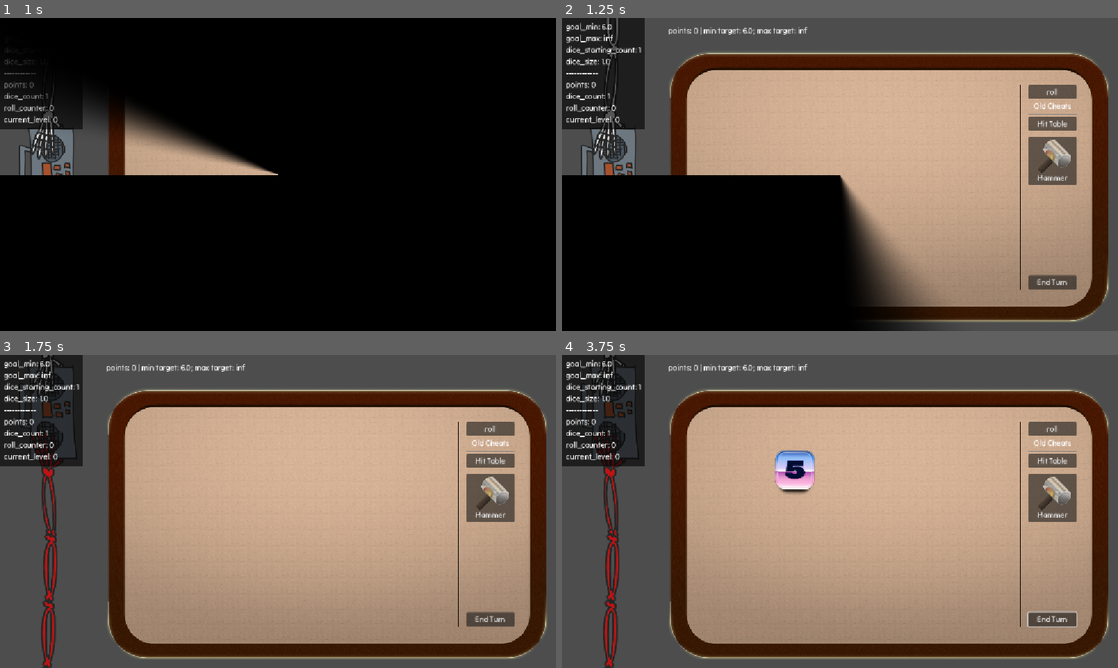
Above: before the commit, frames 1-4 (two rows, left to right).
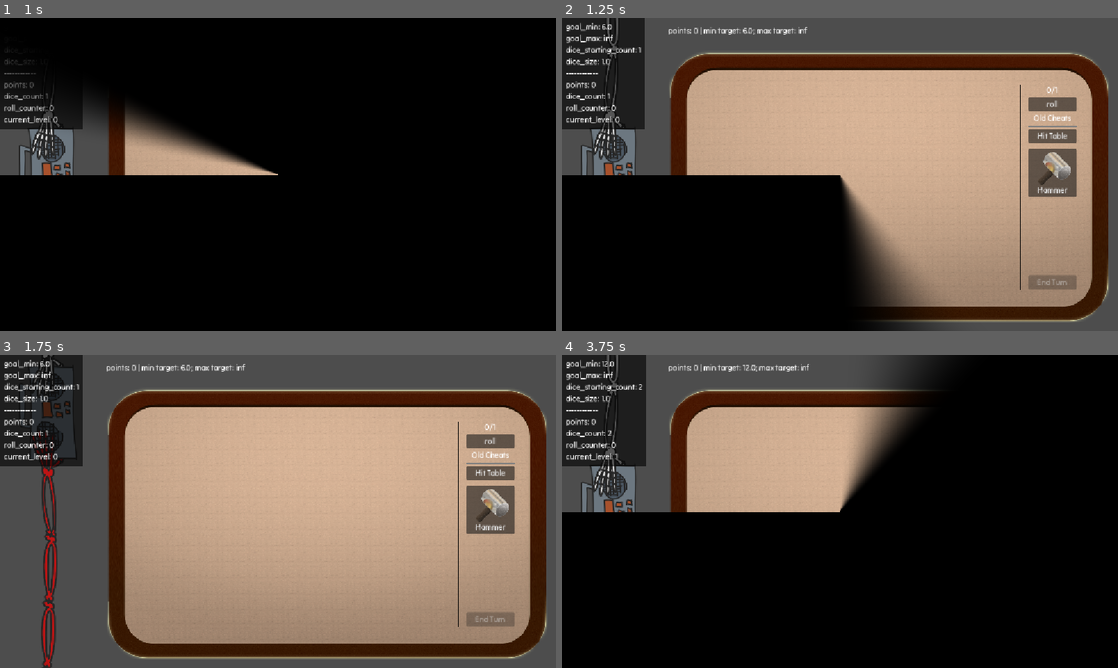
Above: after the commit, the same moments.

Repository: vhoyer/ludum_dare_60
Game: Godot game, scene res://stages/main_menu/main_menu.tscn
Same seed, same stepped clock (60 frames per second), same inputs: the game is played once before the commit and once after it.
Inputs (mouse positions are in pixels of both pictures, inside the frame that each line leads up to):
- Up to frame 1 (1 s): click "start! ,)" at 0.5 s
- Up to frame 2 (1.25 s): no input
- Up to frame 3 (1.75 s): move the mouse to (400, 495) at 1.27 s; hold Right (ui_right) from 1.28 s (still down); tap K at 1.35 s; click (400, 495) at 1.42 s
- Up to frame 4 (3.75 s): release Right (ui_right) at 2 s; click "roll" at 2 s; click "End Turn" at 2.75 s; move the mouse to (728, 527) at 3.52 s; hold Down (ui_down) from 3.53 s (still down); tap K at 3.6 s

Frame 1 is identical in both runs. In frame 2, 2.6% of the frame differs, in the area x 83-93%, y 21-87%; in frame 3, 2.6%; in frame 4, 75%, in the area x 0-100%, y 0-100%.

Commit message:
✨ Next level condition

Diff:
--- a/auto_loads/audio_event_bus/audio_event_bus.gd
+++ b/auto_loads/audio_event_bus/audio_event_bus.gd
@@ -10,6 +10,8 @@
 	DIE_LANDED,
 	HAMMER_DOWN,
 	HAND_DOWN,
+	HUMAN_PULL_LOSE_GRUNT,
+	HUMAN_PULL_WIN_GRUNT,
 }
 
 
--- a/auto_loads/levels_manager/game_level.gd
+++ b/auto_loads/levels_manager/game_level.gd
@@ -13,3 +13,11 @@
 
 @export_range(0.1, 2)
 var dice_size: float = 1
+
+@export
+var max_rolls: int = 3
+
+
+func is_goal_met() -> bool:
+	var points: int = SaveManager.data.points
+	return goal_min <= points and points <= goal_max
--- a/auto_loads/levels_manager/levels_manager.gd
+++ b/auto_loads/levels_manager/levels_manager.gd
@@ -23,15 +23,20 @@
 	SaveManager.data.watch(self, ['current_level'], _current_level_updated)
 
 	# press F3+N to go to next level
-	CheatSystem.requested_stage_next.connect(func():
-		_current_index += 1
-		pass)
+	CheatSystem.requested_stage_next.connect(next_level)
 
 	# press F3+P to go to prev level
-	CheatSystem.requested_stage_previous.connect(func():
-		_current_index -= 1
-		pass)
+	CheatSystem.requested_stage_previous.connect(prev_level)
+
+
+func next_level() -> void:
+	_current_index += 1
+
+
+func prev_level() -> void:
+	_current_index -= 1
 
 
 func _current_level_updated() -> void:
 	SaveManager.data.dice_count = current.dice_starting_count
+	SaveManager.data.roll_counter = 0
--- a/auto_loads/levels_manager/levels_manager.tscn
+++ b/auto_loads/levels_manager/levels_manager.tscn
@@ -9,6 +9,7 @@
 [node name="GameLevel1" type="Node" parent="." unique_id=275224358]
 script = ExtResource("1_3gud8")
 goal_min = 6.0
+max_rolls = 1
 metadata/_custom_type_script = "uid://c6nhi0n7ir0mk"
 
 [node name="GameLevel2" type="Node" parent="." unique_id=1620483075]
@@ -16,3 +17,9 @@
 goal_min = 12.0
 dice_starting_count = 2
 metadata/_custom_type_script = "uid://c6nhi0n7ir0mk"
+
+[node name="GameLevel3" type="Node" parent="." unique_id=1600452007]
+script = ExtResource("1_3gud8")
+goal_min = 18.0
+dice_starting_count = 3
+metadata/_custom_type_script = "uid://c6nhi0n7ir0mk"
--- a/components/game_cursor/game_cursor.tscn
+++ b/components/game_cursor/game_cursor.tscn
@@ -3,7 +3,6 @@
 [ext_resource type="Script" uid="uid://bfrgc2xrx58px" path="res://components/game_cursor/game_cursor.gd" id="1_0mnap"]
 [ext_resource type="Resource" uid="uid://bx586f3ywe4bs" path="res://components/game_cursor/cursors/default.tres" id="2_kqhv7"]
 [ext_resource type="Texture2D" uid="uid://bbecw3msbwwvw" path="res://assets/cursor/wave.png" id="3_kqhv7"]
-[ext_resource type="Texture2D" uid="uid://dau2lmk6s1pvp" path="res://assets/hammer/hammer3.png" id="4_gjuo2"]
 
 [sub_resource type="Curve" id="Curve_44guq"]
 _data = [Vector2(0, 1), 0.0, -2.8594224, 0, 0, Vector2(1, 0), 0.0, 0.0, 0, 0]
@@ -50,14 +49,13 @@
 [node name="Cursor" type="Sprite2D" parent="." unique_id=917597537]
 unique_name_in_owner = true
 scale = Vector2(0.75, 0.75)
-texture = ExtResource("4_gjuo2")
 centered = false
-offset = Vector2(-37, -37)
 
 [node name="AEFBox" type="Area2D" parent="." unique_id=1309662202]
 unique_name_in_owner = true
 
 [node name="CollisionShape2D2" type="CollisionShape2D" parent="AEFBox" unique_id=286830533]
+visible = false
 shape = SubResource("CircleShape2D_n26ti")
 debug_color = Color(0.6407307, 0.52277815, 0.12784731, 0.41960785)
 
@@ -65,5 +63,6 @@
 unique_name_in_owner = true
 
 [node name="CollisionShape2D" type="CollisionShape2D" parent="HitBox" unique_id=1972770096]
+visible = false
 shape = SubResource("CircleShape2D_wbdmm")
 debug_color = Color(0.8287924, 0.00014083058, 7.7297984e-05, 0.41960785)
--- a/components/game_tug_of_war/game_tug_of_war.gd
+++ b/components/game_tug_of_war/game_tug_of_war.gd
@@ -4,6 +4,7 @@
 
 
 signal _model_updated()
+signal end_animation_finished()
 
 
 ## value of progress from 0 to 1 (0 = enemy win, 1 = player win)
@@ -115,6 +116,9 @@
 		_content.set_anchors_and_offsets_preset(Control.PRESET_CENTER)
 		pass, 0, 600, 0.4)
 
+	await tween.finished
+	end_animation_finished.emit()
+
 
 func win() -> void:
 	_let_go(enemy, 'margin_bottom')
--- a/stages/main/main.gd
+++ b/stages/main/main.gd
@@ -14,6 +14,9 @@
 
 @onready
 var tug_of_war: GameTugOfWar = %GameTugOfWar
+
+@onready
+var rolls_label: Label = %RollsLabel
 
 
 @export_group('throw', '_throw')
@@ -32,16 +35,24 @@
 
 func _ready() -> void:
 	var goal_gauge_model:= goal_gauge.text
+	var labels_model:= rolls_label.text
 
 	SaveManager.data.watch(self, ['points', 'current_level'], func():
 		tug_of_war.value = SaveManager.data.points / LevelsManager.current.goal_min
 		goal_gauge.text = goal_gauge_model.format(SaveManager.data).format(LevelsManager.current)
 		pass)
 
+	SaveManager.data.watch(self, ['roll_counter', 'current_level'], func():
+		rolls_label.text = labels_model % [SaveManager.data.roll_counter, LevelsManager.current.max_rolls]
+		%RollButton.disabled = (SaveManager.data.roll_counter >= LevelsManager.current.max_rolls)
+		%SubmitButton.disabled = SaveManager.data.roll_counter <= 0
+		pass)
+
 
 func _on_roll_button_button_down() -> void:
 	VHDUtils.remove_children(dices_group)
 	AudioEventBus.emit(AudioEventBus.Id.DICE_ROLL_REQUESTED)
+	SaveManager.data.roll_counter += 1
 
 	var points: int = 0
 
@@ -64,7 +75,6 @@
 		points += await dice.roll_finished
 
 	SaveManager.data.points = points
-	SaveManager.data.roll_counter += 1
 
 
 
@@ -79,3 +89,18 @@
 		points += await dice.roll_finished
 
 	SaveManager.data.points = points
+
+
+func _on_submit_button_button_down() -> void:
+	%PreventInteraction.show()
+
+	if LevelsManager.current.is_goal_met():
+		AudioEventBus.emit(AudioEventBus.Id.HUMAN_PULL_WIN_GRUNT)
+		tug_of_war.win()
+	else:
+		AudioEventBus.emit(AudioEventBus.Id.HUMAN_PULL_LOSE_GRUNT)
+		tug_of_war.lose()
+
+	await tug_of_war.end_animation_finished
+	LevelsManager.next_level()
+	StageManager.reload_current_stage()
--- a/stages/main/main.tscn
+++ b/stages/main/main.tscn
@@ -169,10 +169,22 @@
 size_flags_horizontal = 8
 size_flags_vertical = 2
 
+[node name="RollsLabel" type="Label" parent="VBoxContainer/Dices/TableInside/HBoxContainer/VBoxContainer/VBoxContainer2" unique_id=179544154]
+unique_name_in_owner = true
+layout_mode = 2
+text = "%s/%s"
+horizontal_alignment = 1
+
 [node name="RollButton" type="Button" parent="VBoxContainer/Dices/TableInside/HBoxContainer/VBoxContainer/VBoxContainer2" unique_id=765454622]
+unique_name_in_owner = true
 layout_mode = 2
 size_flags_vertical = 8
 text = "roll"
+
+[node name="CursorOnParent3" type="Node" parent="VBoxContainer/Dices/TableInside/HBoxContainer/VBoxContainer/VBoxContainer2/RollButton" unique_id=1943325524]
+script = ExtResource("6_4vbm2")
+cursor = ExtResource("12_l7y0w")
+metadata/_custom_type_script = "uid://d161jm3n6y53c"
 
 [node name="Label2" type="Label" parent="VBoxContainer/Dices/TableInside/HBoxContainer/VBoxContainer/VBoxContainer2" unique_id=348406944]
 layout_mode = 2
@@ -225,16 +237,29 @@
 alignment = 2
 
 [node name="SubmitButton" type="Button" parent="VBoxContainer/Dices/TableInside/HBoxContainer/VBoxContainer/VBoxContainer3" unique_id=273079299]
+unique_name_in_owner = true
 layout_mode = 2
 size_flags_vertical = 8
 text = "End Turn"
 
 [node name="CursorOnParent2" type="Node" parent="VBoxContainer/Dices/TableInside/HBoxContainer/VBoxContainer/VBoxContainer3/SubmitButton" unique_id=75567156]
 script = ExtResource("6_4vbm2")
-cursor = ExtResource("7_no1gd")
-metadata/_custom_type_script = "uid://d161jm3n6y53c"
+cursor = ExtResource("12_l7y0w")
+metadata/_custom_type_script = "uid://d161jm3n6y53c"
+
+[node name="PreventInteraction" type="CanvasLayer" parent="." unique_id=16300880]
+unique_name_in_owner = true
+visible = false
+
+[node name="ColorRect" type="ColorRect" parent="PreventInteraction" unique_id=1167216264]
+anchors_preset = 15
+anchor_right = 1.0
+anchor_bottom = 1.0
+grow_horizontal = 2
+grow_vertical = 2
+color = Color(1, 1, 1, 0)
 
 [connection signal="button_down" from="VBoxContainer/Dices/TableInside/HBoxContainer/VBoxContainer/VBoxContainer2/RollButton" to="." method="_on_roll_button_button_down"]
 [connection signal="button_down" from="VBoxContainer/Dices/TableInside/HBoxContainer/VBoxContainer/VBoxContainer2/HitTableButton" to="." method="_on_hit_table_button_button_down"]
 [connection signal="toggled" from="VBoxContainer/Dices/TableInside/HBoxContainer/VBoxContainer/VBoxContainer2/AspectRatioContainer/HammerButton" to="VBoxContainer/Dices/TableInside/HBoxContainer/VBoxContainer/VBoxContainer2/AspectRatioContainer/HammerButton" method="_on_toggled"]
-[connection signal="button_down" from="VBoxContainer/Dices/TableInside/HBoxContainer/VBoxContainer/VBoxContainer3/SubmitButton" to="." method="_on_roll_button_button_down"]
+[connection signal="button_down" from="VBoxContainer/Dices/TableInside/HBoxContainer/VBoxContainer/VBoxContainer3/SubmitButton" to="." method="_on_submit_button_button_down"]
